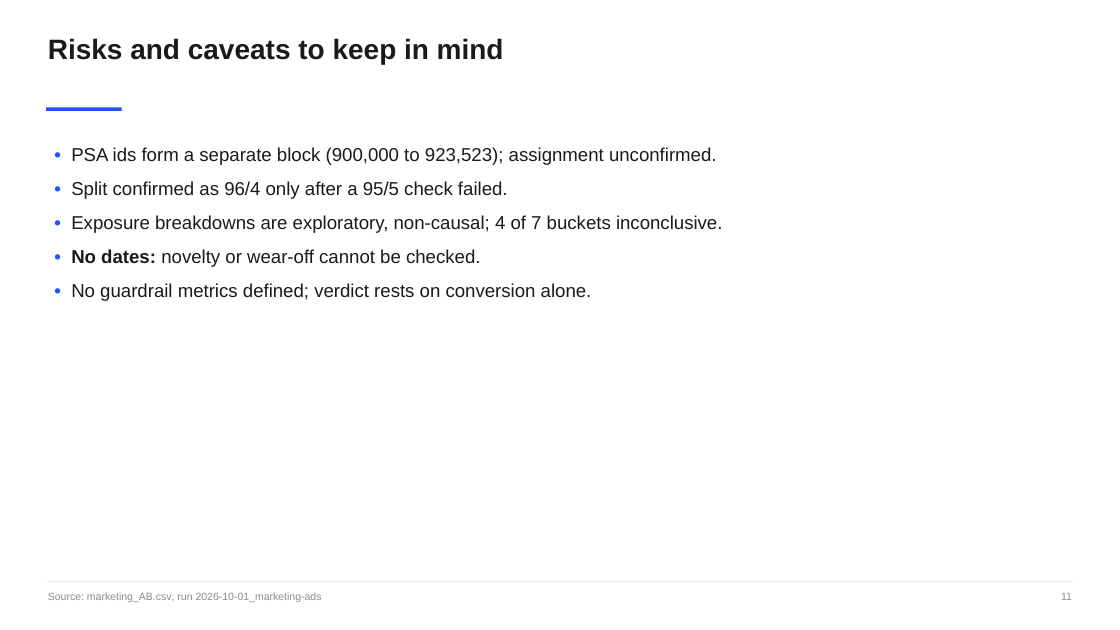
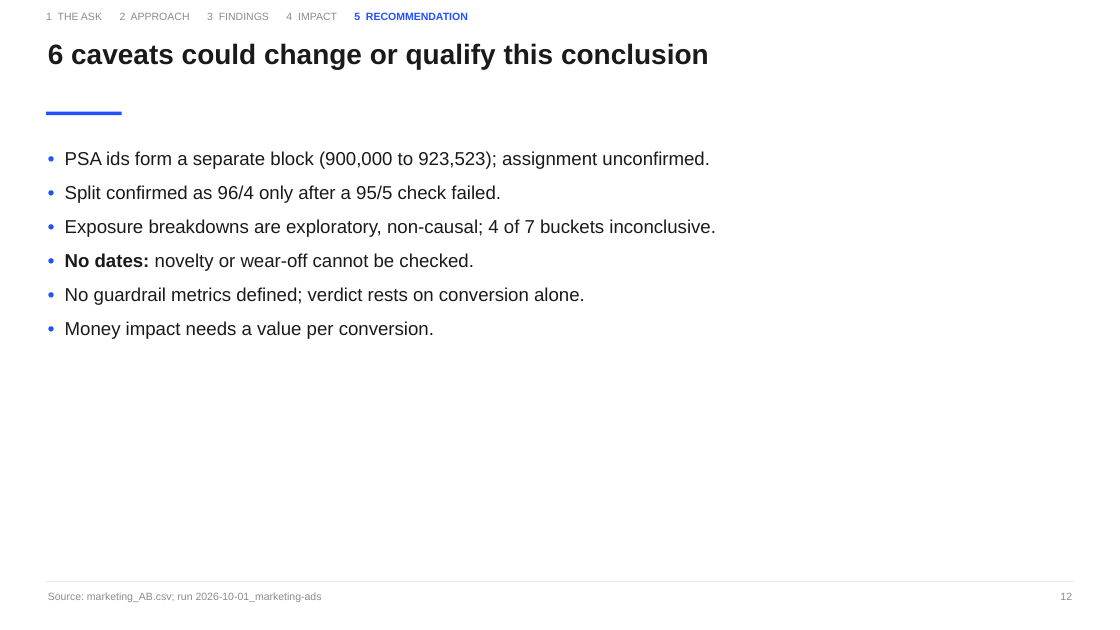
Before and after one commit to rohittiwari001/A-B-Testing-using-Claude-Code, a slide deck: slide 12 of runs/2026-10-01_marketing-ads/deck.pptx (slide 11 before the commit). Drawn at 1120x630 pixels with LibreOffice and Linux fonts; fonts in the diff are those of the drawing. Boxes give left, top, right and bottom in pixels: in the first picture for what was removed or moved away, otherwise in the second. Text is boxed around its words. In the diff, an @@ line names an element or a change of style, - is before the commit and + after.

```diff
--- a/runs/2026-10-01_marketing-ads/deck.pptx
+++ b/runs/2026-10-01_marketing-ads/deck.pptx
@@ text at (x1=46, y1=12, x2=468, y2=20): text changed; size 24 to 9 pt; text colour #1A1A1A to #8C8C8C; bold off @@
-Risks and caveats to keep in mind
+1 THE ASK 2 APPROACH 3 FINDINGS 4 IMPACT 5 RECOMMENDATION
@@ text added at (x1=48, y1=43, x2=709, y2=70), 24 pt, text #1A1A1A, bold @@
+6 caveats could change or qualify this conclusion
@@ rectangle moved from (x1=46, y1=108, x2=122, y2=111) to (x1=46, y1=112, x2=122, y2=115) @@
@@ text at (x1=65, y1=321, x2=434, y2=339): paragraph added @@
+• Money impact needs a value per conversion.
@@ text at (x1=1060, y1=593, x2=1072, y2=600): text changed @@
-11
+12
```
Also in this commit, not shown: 12 other slides changed, 4 slides added, 1 slide removed, 2 other files.
